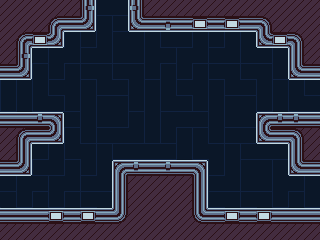
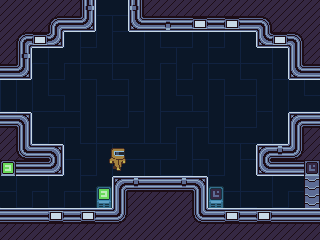
Two versions of the same layered image (320 x 240). Layer-by-layer changes:
added layer "Layer 8" above "Hue/Saturation 2" over [109,148,126,171]
removed layer "Layer 3" over [0,0,320,240]
added layer "Layer 7" above "Layer 9" over [0,0,320,240]
added layer "Layer 9" above "Hue/Saturation 5" over [99,189,221,199]
added layer "mid background" above "Hue/Saturation 1" over [96,186,224,208]
